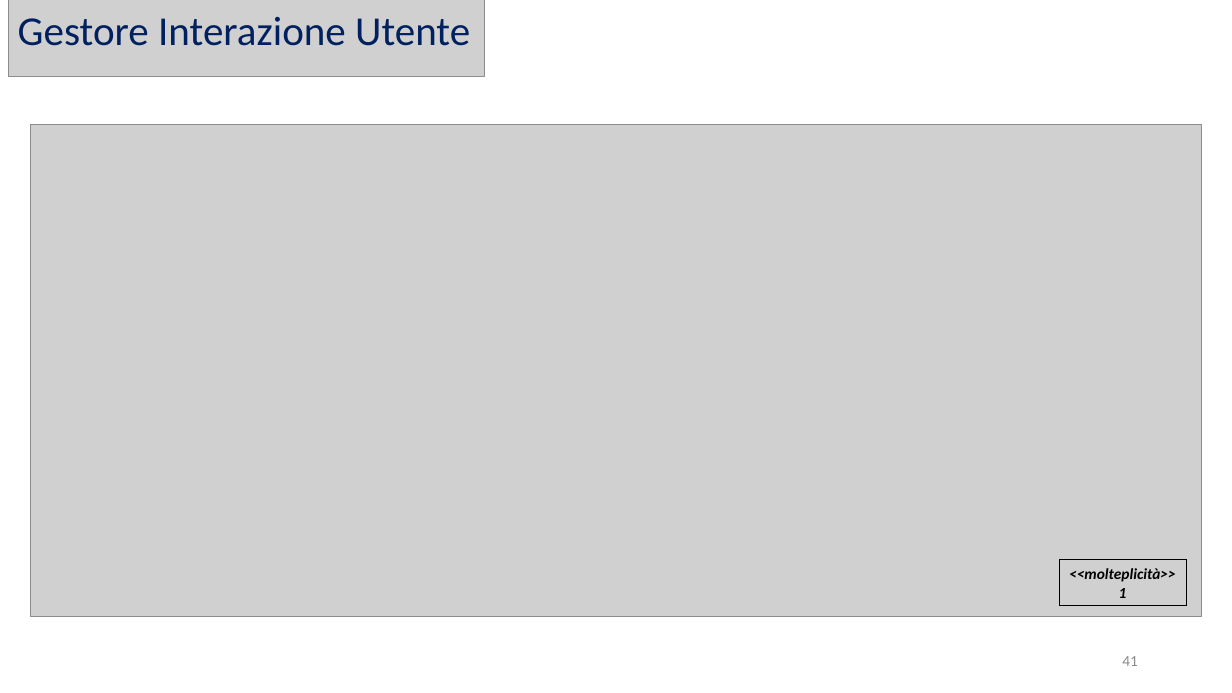
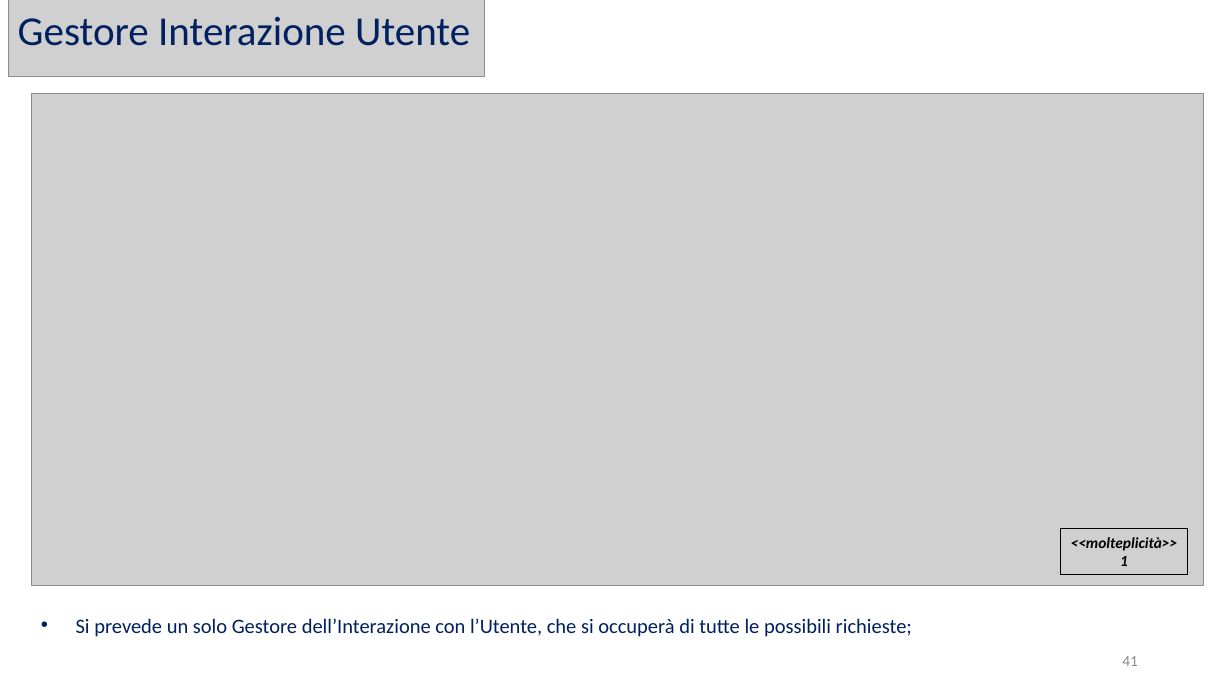
Before and after one commit to Wonderjack996/unimib-software-architecture, a slide deck: slide 41 of Progetto/Presentazione.pptx. Drawn at 1232x693 pixels with LibreOffice and Linux fonts; fonts in the diff are those of the drawing; grey boxes stand for pictures. Boxes give left, top, right and bottom in pixels: in the first picture for what was removed or moved away, otherwise in the second. Text is boxed around its words. In the diff, an @@ line names an element or a change of style, - is before the commit and + after.

```diff
--- a/Progetto/Presentazione.pptx
+++ b/Progetto/Presentazione.pptx
@@ picture: place and size @@
-picture at (30, 125, 1202, 616)
+picture at (31, 93, 1203, 585)
@@ rectangle "<<molteplicità>>": place and size @@
-rectangle "<<molteplicità>>" at (1059, 559, 1186, 605)
+rectangle "<<molteplicità>>" at (1061, 529, 1188, 575)
@@ text added at (76, 618, 912, 637), 16 pt, text #002060 @@
+• Si prevede un solo Gestore dell’Interazione con l’Utente, che si occuperà di tutte le possibili richieste;
```
Also in this commit, not shown: 10 other slides changed, 4 slides added, 1 slide removed, 6 other files.
